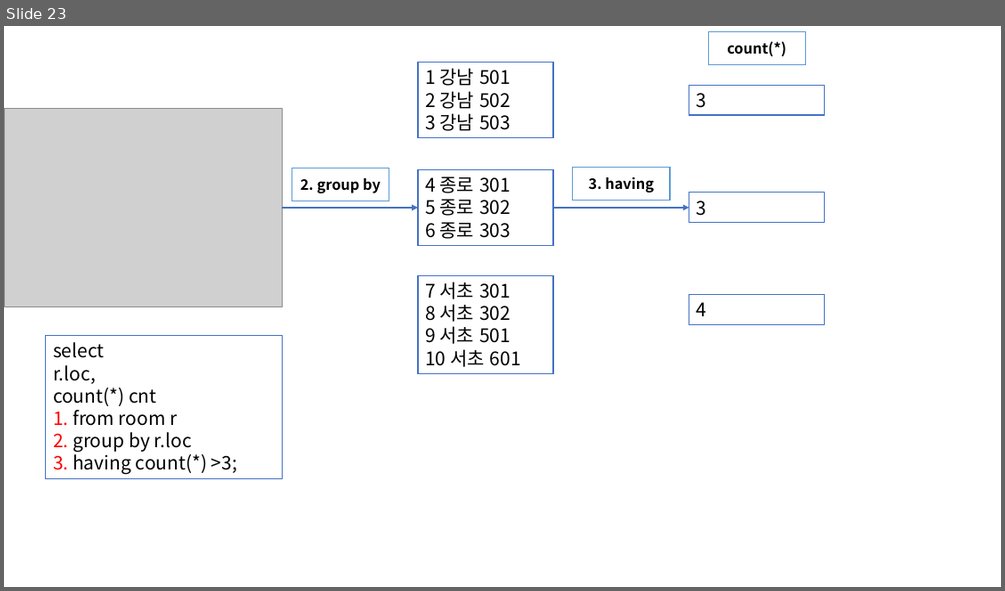
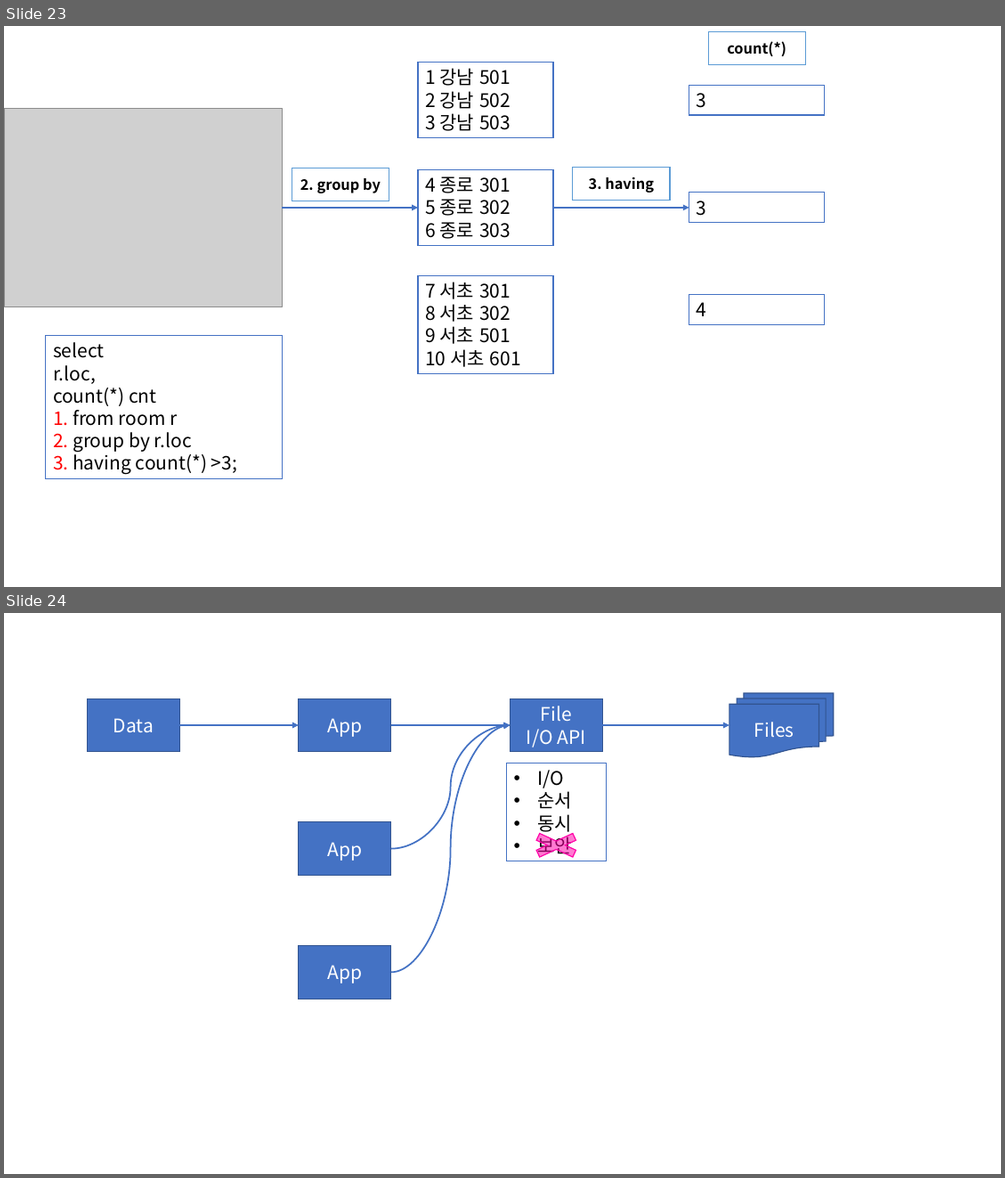
Before and after one commit to Dingadung/2022-study-workspace, a slide deck: study-note/데이터베이스/2022-09-05 내용정리.pptx. Shown one above the other, each under a label of ours: slide 23 before the commit, slides 23 and 24 after it. The pictures are 1005x591 and 1005x1178 pixels, drawn with LibreOffice and Linux fonts; fonts in the diff are those of the drawing; grey boxes stand for pictures. Boxes give left, top, right and bottom in pixels: in the first picture for what was removed or moved away, otherwise in the second. Text is boxed around its words. In the diff, an @@ line names an element or a change of style, - is before the commit and + after.

```diff
--- a/study-note/데이터베이스/2022-09-05 내용정리.pptx
+++ b/study-note/데이터베이스/2022-09-05 내용정리.pptx
@@ slide 24 added at [4,613,1001,1174], background #FFFFFF @@
@@ rectangle added at [87,698,179,751], fill #4472C4, outline #325491 1 pt, 18 pt, text #FFFFFF @@
+Data
@@ rectangle added at [299,698,391,751], fill #4472C4, outline #325491 1 pt, 18 pt, text #FFFFFF @@
+App
@@ rectangle added at [510,698,603,751], fill #4472C4, outline #325491 1 pt, 18 pt, text #FFFFFF @@
+File
+I/O API
@@ flow chart multidocument added at [729,693,833,757], fill #4472C4, outline #325491 1 pt, 18 pt, text #FFFFFF @@
+Files
@@ arrow added from (179, 725) to (299, 725), #4472C4 1.5 pt @@
@@ arrow added from (391, 725) to (510, 725), #4472C4 1.5 pt @@
@@ curved arrow added from (391, 849) to (510, 725), #4472C4 1.5 pt @@
@@ curved arrow added from (391, 972) to (510, 725), #4472C4 1.5 pt @@
@@ arrow added from (602, 725) to (729, 725), #4472C4 1.5 pt @@
@@ rectangle added at [507,763,606,861], fill #FFFFFF, outline #4472C4 1 pt, 18 pt, text #000000 @@
+• I/O
+• 순서
+• 동시
+• 보안
@@ rectangle added at [299,822,391,876], fill #4472C4, outline #325491 1 pt, 18 pt, text #FFFFFF @@
+App
@@ cross added at [521,829,591,861], fill #FF00A8 at 52% opacity, outline #FF00A8 1 pt @@
@@ rectangle added at [299,946,391,999], fill #4472C4, outline #325491 1 pt, 18 pt, text #FFFFFF @@
+App
```
Also in this commit, not shown: 14 other slides added, 6 slides removed, 8 other files.
